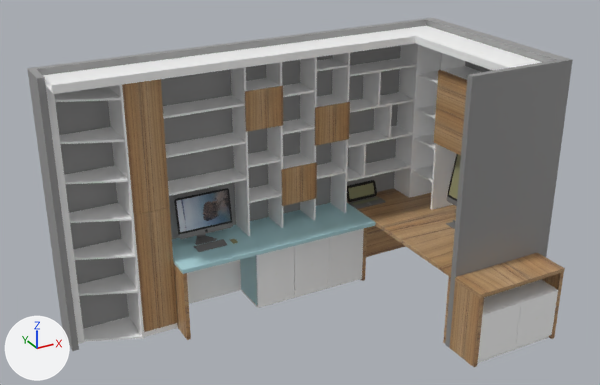
The COLLADA model alk/62921215.dae, before and after one commit.
Before and after are seen from a camera (50 mm lens) standing at (-1.39, -6.95, 4.42) and looking at (1.89, -0.99, 1.44). Lighting does not change. The marker at lower left points along +X, +Y and +Z. Vertices at the same position are counted once.

Names of what the first picture shows: '{0A7DB885-BA2E-4c91-A6DA-4FD287804012}_Node', '{0E0370F0-4428-4ee5-BCDC-C9F10BB00F84}_Node', '{0FBD272D-334B-483c-B619-9AD8177803A1}_Node', '{1127DE2B-680A-412c-AEF0-66A47681D4C4}_Node', '{2EABD83B-4D81-4129-B8C3-DFAAD3F6FB9C}_Node', '{53B970C5-8004-409f-BABC-2D165AA91B67}_Node', '{5E374506-D65A-41eb-99E7-121A2CF12F07}_Node', '{936A7D3A-E672-4978-9D04-4A32B1B7DD12}_Node', '{B2F6A2FB-18ED-40ff-9F58-E54EE404F419}_Node', '{BBF20E68-0B86-49c3-8F2E-92090D40B13A}_Node', '{BED46B57-0A60-490d-B014-C7845AD2FFB8}_Node', '{C399FE90-B5D3-473f-98DA-580846FC77E7}_Node', '{E27CBF32-56B4-48bb-84EE-E2242F3092FC}_Node', '{FFF05BD7-0814-4e8d-8296-355593FBF6EC}_Node'.
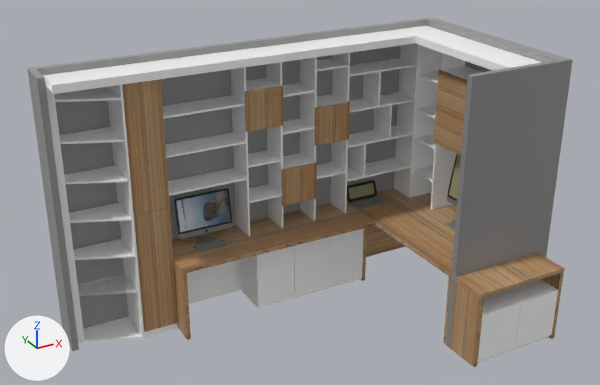
Pixel boxes (x1, y1, x2, y2) of what changed, in the pictures (600 x 385 px):
```json
{"object": "{1127DE2B-680A-412c-AEF0-66A47681D4C4}_Node", "change": "recoloured", "before": [172, 203, 375, 274], "after": [172, 203, 375, 274], "on screen": "cyan to brown"}
{"object": "{0E0370F0-4428-4ee5-BCDC-C9F10BB00F84}_Node", "change": "recoloured", "before": [78, 273, 138, 296], "after": [78, 273, 138, 296]}
{"object": "{2EABD83B-4D81-4129-B8C3-DFAAD3F6FB9C}_Node", "change": "recoloured", "before": [240, 256, 257, 305], "after": [240, 256, 257, 305], "on screen": "cyan to grey"}
{"part": 1, "of": "me_936a7d3a_e672_4978_9d04_4a32b1b7dd12__node", "change": "surface changed", "before": [347, 188, 457, 273], "after": [347, 188, 457, 273]}
```

The change, as JSON lines over the scene's bpy script:
```json
{"op": "add", "block": "mat_738f6046_d5e8_4abb_8285_6f8c265b4c10__name", "code": ["mat_738f6046_d5e8_4abb_8285_6f8c265b4c10__name = principled_material('{738F6046-D5E8-4abb-8285-6F8C265B4C10}-Name')", "mat_738f6046_d5e8_4abb_8285_6f8c265b4c10__name.texture = img_w1000_st9_jpg_001", "mat_738f6046_d5e8_4abb_8285_6f8c265b4c10__name.roughness = 0.35", "mat_738f6046_d5e8_4abb_8285_6f8c265b4c10__name.alpha = 0.2"]}
{"block": "me_2eabd83b_4d81_4129_b8c3_dfaad3f6fb9c__node", "where": "me_2eabd83b_4d81_4129_b8c3_dfaad3f6fb9c__node.from_pydata(...)  # 8 vertices, 12 faces; spans x 1.691..1.71, y -0.461..-0.084, z 0.044..0.683"}
{"op": "remove", "block": "me_2eabd83b_4d81_4129_b8c3_dfaad3f6fb9c__node", "code": "me_2eabd83b_4d81_4129_b8c3_dfaad3f6fb9c__node.materials.append(mat_130486d6_a442_4d5e_9d09_579c63a277c6__name)  # picture img_u535_st15_jpg"}
{"op": "add", "block": "me_2eabd83b_4d81_4129_b8c3_dfaad3f6fb9c__node", "code": "me_2eabd83b_4d81_4129_b8c3_dfaad3f6fb9c__node.materials.append(mat_09f3a587_b14c_4595_961c_b20ce22e38cc__name)  # picture img_w1000_st9_jpg"}
{"block": "me_1127de2b_680a_412c_aef0_66a47681d4c4__node", "where": "me_1127de2b_680a_412c_aef0_66a47681d4c4__node.from_pydata(...)  # 8 vertices, 12 faces; spans x 0.87..2.96, y -0.63..0.0, z 0.71..0.75"}
{"op": "remove", "block": "me_1127de2b_680a_412c_aef0_66a47681d4c4__node", "code": "me_1127de2b_680a_412c_aef0_66a47681d4c4__node.materials.append(mat_0d935506_ef8b_4861_ab25_eadc3cc17440__name)  # picture img_u535_st15_jpg_001"}
{"op": "add", "block": "me_1127de2b_680a_412c_aef0_66a47681d4c4__node", "code": "me_1127de2b_680a_412c_aef0_66a47681d4c4__node.materials.append(mat_c3c4494d_4989_47dd_aee4_17f12edab5e0__name)  # picture img_h3012_st22_jpg"}
{"block": "me_0e0370f0_4428_4ee5_bcdc_c9f10bb00f84__node", "where": "me_0e0370f0_4428_4ee5_bcdc_c9f10bb00f84__node.from_pydata(...)  # 10 vertices, 16 faces; spans x 0.019..0.512, y -0.404..-0.019, z 0.501..0.52"}
{"op": "remove", "block": "me_0e0370f0_4428_4ee5_bcdc_c9f10bb00f84__node", "code": "me_0e0370f0_4428_4ee5_bcdc_c9f10bb00f84__node.materials.append(mat_189b8f12_b2c9_4c75_b8df_786e67e9c412__name)  # picture img_w1000_st9_jpg_001"}
{"op": "add", "block": "me_0e0370f0_4428_4ee5_bcdc_c9f10bb00f84__node", "code": "me_0e0370f0_4428_4ee5_bcdc_c9f10bb00f84__node.materials.append(mat_738f6046_d5e8_4abb_8285_6f8c265b4c10__name)  # picture img_w1000_st9_jpg_001"}
{"block": "me_936a7d3a_e672_4978_9d04_4a32b1b7dd12__node", "where": "me_936a7d3a_e672_4978_9d04_4a32b1b7dd12__node.from_pydata(...)  # 8 vertices, 12 faces; spans x 2.96..3.94, y -1.86..0.0, z 0.71..0.75"}
{"block": "me_936a7d3a_e672_4978_9d04_4a32b1b7dd12__node", "where": "# used by ob_936a7d3a_e672_4978_9d04_4a32b1b7dd12__node; location = (0.0, 0.0, 0.0)"}
{"block": "me_936a7d3a_e672_4978_9d04_4a32b1b7dd12__node", "change": "me_936a7d3a_e672_4978_9d04_4a32b1b7dd12__node part 1: texture (UV) coordinates of 4 of 12 faces, centred in x 3.29..3.61, y -1.24..-0.62, z 0.71..0.75, changed; they spanned u 0.0..1.0, v 0.0..1.0 and now span u -1.0..0.0, v 0.0..1.0"}
```
